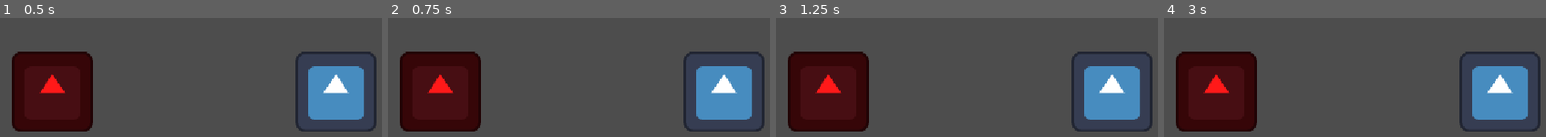
Above: before the commit, frames 1-4 (left to right).
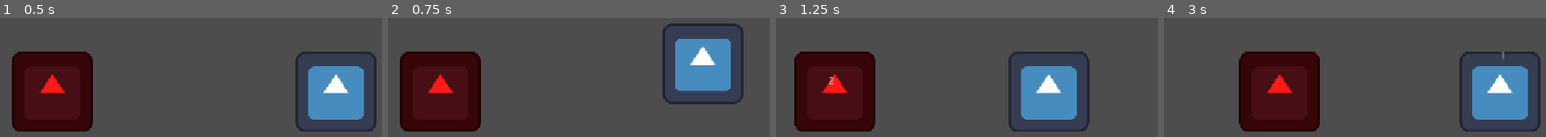
Above: after the commit, the same moments.

Repository: jonathanle03/Resolve
Game: Godot game, scene res://scenes/battle.tscn
Same seed, same stepped clock (60 frames per second), same inputs: the game is played once before the commit and once after it. The engine's default icon, where the game draws it, is replaced by a stand-in: a white triangle on a blue panel in a dark square.
Inputs:
- Up to frame 1 (0.5 s): no input
- Up to frame 2 (0.75 s): tap Enter (ui_accept) at 0.5, 0.6 s
- Up to frame 3 (1.25 s): tap Enter (ui_accept) at 0.77, 1.07 s
- Up to frame 4 (3 s): tap Enter (ui_accept) at 1.35, 1.52, 1.82, 2.1, 2.85 s

Frame 1 is identical in both runs. In frame 2, 12% of the frame differs, in the area x 71-99%, y 4-96%; in frame 3, 19%; in frame 4, 23%, in the area x 3-90%, y 28-96%.

Commit message:
Add basic turn presentation

Diff:
--- a/scripts/battle.gd
+++ b/scripts/battle.gd
@@ -5,21 +5,22 @@
 
 
 enum BattleStates { START, SELECT, RESOLVE, PRESENT, VICTORY, DEFEAT }
+const BLOCKING_STATES := [BattleStates.SELECT, BattleStates.VICTORY, BattleStates.DEFEAT]
 var state := BattleStates.START
 
 
-var player := Combatant.new("Player", 250.0, 5.0)
+var ally := Combatant.new("Ally", 250.0, 5.0)
 var enemy := Combatant.new("Enemy", 20.0, 2.0)
-var player_damage_effect := DamageEffect.new(player.attack * 0.5)
+var ally_damage_effect := DamageEffect.new(ally.attack * 0.5)
 var enemy_damage_effect := DamageEffect.new(enemy.attack * 0.5)
-var player_poison_effect := ApplyStatusEffect.new(StatusEffect.new(
-	3, [], [], [], [DamageEffect.new(player.attack * 0.2)]
+var ally_poison_effect := ApplyStatusEffect.new(StatusEffect.new(
+	3, [], [], [], [DamageEffect.new(ally.attack * 0.2)]
 ))
-var player_action := Action.new()
+var ally_action := Action.new()
 var enemy_action := Action.new()
 
 
-var player_team: Array[Combatant]
+var ally_team: Array[Combatant]
 var enemy_team: Array[Combatant]
 var turn_order: Array[Combatant]
 
@@ -29,7 +30,7 @@
 
 
 func _unhandled_input(event: InputEvent) -> void:
-	if event.is_action_released("ui_accept"):
+	if event.is_action_released("ui_accept") and state in BLOCKING_STATES:
 		advance()
 
 
@@ -43,7 +44,7 @@
 				state = _battle_start()
 
 			BattleStates.SELECT:
-				actions = [player_action, enemy_action]
+				actions = [ally_action, enemy_action]
 				state = BattleStates.RESOLVE
 
 			BattleStates.RESOLVE:
@@ -51,7 +52,7 @@
 				state = BattleStates.PRESENT
 
 			BattleStates.PRESENT:
-				state = _present(results)
+				state = await _present(results)
 
 			BattleStates.VICTORY:
 				get_tree().change_scene_to_file("uid://dsh8y6ogu1sfl")
@@ -59,24 +60,26 @@
 			BattleStates.DEFEAT:
 				get_tree().change_scene_to_file("uid://dsh8y6ogu1sfl")
 
-		if state == BattleStates.SELECT or state == BattleStates.VICTORY or state == BattleStates.DEFEAT:
+		if state in BLOCKING_STATES:
 			break
 
 
 func _battle_start() -> BattleStates:
-	player_action.source = player
-	player_action.target = enemy
-	player_action.effects.append(player_damage_effect)
-	player_action.effects.append(player_poison_effect)
-	player_team.append(player)
+	ally_action.source = ally
+	ally_action.target = enemy
+	ally_action.effects.append(ally_damage_effect)
+	ally_action.effects.append(ally_poison_effect)
+	ally_team.append(ally)
 
 	enemy_action.source = enemy
-	enemy_action.target = player
+	enemy_action.target = ally
 	enemy_action.effects.append(enemy_damage_effect)
 	enemy_team.append(enemy)
 
-	turn_order.append(player)
+	turn_order.append(ally)
 	turn_order.append(enemy)
+
+	_battle_view.setup(ally_team, enemy_team)
 
 	return BattleStates.SELECT
 
@@ -92,8 +95,10 @@
 			result.hp_after
 		)
 
+	await _battle_view.present(results)
+
 	var all_allies_defeated := true
-	for ally_unit in player_team:
+	for ally_unit in ally_team:
 		if not ally_unit.is_dead:
 			all_allies_defeated = false
 
--- a/scripts/battle_view.gd
+++ b/scripts/battle_view.gd
@@ -5,30 +5,83 @@
 @onready var _enemy_unit: Sprite2D = %EnemyUnit
 
 
-func on_hit_landed(amount: float) -> void:
-	var ally_start_position := _ally_unit.position
+var sprite_map: Dictionary[Combatant, Sprite2D] = {}
+
+
+func setup(allies: Array[Combatant], enemies: Array[Combatant]) -> void:
+	sprite_map[allies[0]] = _ally_unit
+	sprite_map[enemies[0]] = _enemy_unit
+
+
+func present(results: Array[Result]) -> void:
+	for result in results:
+		match result.kind:
+			Result.ResultKind.DAMAGE:
+				var source := result.source
+				var target := result.target
+
+				if source:
+					await attack_animation(sprite_map[source], sprite_map[target])
+
+				attacked_animation(sprite_map[target])
+				await create_damage_number(sprite_map[target], result.amount)
+
+				if source:
+					await fallback_animation(sprite_map[source], sprite_map[target])
+
+			Result.ResultKind.HEAL:
+				pass
+			Result.ResultKind.STATUS_APPLIED:
+				pass
+			Result.ResultKind.DEATH:
+				pass
+			_:
+				pass
+
+
+func attack_animation(source: Sprite2D, target: Sprite2D) -> void:
+	var start_position := source.position
+	var direction := -1.0 if target.global_position.x > source.global_position.x else 1.0
+
 	var tween := create_tween()
-	tween.set_parallel()
-
-	tween.tween_property(_ally_unit, "position:x", -100.0, 0.5).as_relative()
 	tween.tween_method(
 		func (t: float) -> void:
-			_ally_unit.position.y = ally_start_position.y - 50.0 * 4 * t * (1 - t)
+			source.position.x = start_position.x - 100.0 * t * direction
+			source.position.y = start_position.y - 50.0 * 4 * t * (1 - t)
 	, 0.0, 1.0, 0.5
 	)
 
-	tween.chain().tween_callback(
-		func () -> void:
-			var damage_label := Label.new()
-			add_child(damage_label)
-			damage_label.text = str(floori(amount))
-			damage_label.global_position = _enemy_unit.global_position
+	await tween.finished
 
-			var damage_label_tween := create_tween()
-			damage_label_tween.tween_property(damage_label, "position:y", -100.0, 0.5).as_relative()
-			damage_label_tween.parallel().tween_property(damage_label, "modulate:a", 0.0, 0.5)
-			damage_label_tween.finished.connect(damage_label.queue_free)
-	)
 
-	tween.tween_interval(0.5)
-	tween.chain().tween_property(_ally_unit, "position:x", 100.0, 0.25).as_relative()
+func attacked_animation(target: Sprite2D) -> void:
+	var tween := create_tween()
+	tween.tween_property(target, "position:x", -10.0, 0.05).as_relative()
+	tween.tween_property(target, "position:x", 20.0, 0.1).as_relative()
+	tween.tween_property(target, "position:x", -10.0, 0.05).as_relative()
+
+	await tween.finished
+
+
+func fallback_animation(source: Sprite2D, target: Sprite2D) -> void:
+	var start_position := source.position
+	var direction := -1.0 if target.global_position.x > source.global_position.x else 1.0
+
+	var tween := create_tween()
+	tween.tween_property(source, "position:x", 100.0 * direction, 0.5).as_relative()
+
+	await tween.finished
+
+
+func create_damage_number(target: Sprite2D, amount: float) -> void:
+	var damage_label := Label.new()
+	add_child(damage_label)
+	damage_label.text = str(floori(amount))
+	damage_label.global_position = target.global_position
+
+	var damage_label_tween := create_tween()
+	damage_label_tween.tween_property(damage_label, "position:y", -100.0, 0.5).as_relative()
+	damage_label_tween.parallel().tween_property(damage_label, "modulate:a", 0.0, 0.5)
+	damage_label_tween.finished.connect(damage_label.queue_free)
+
+	await damage_label_tween.finished
